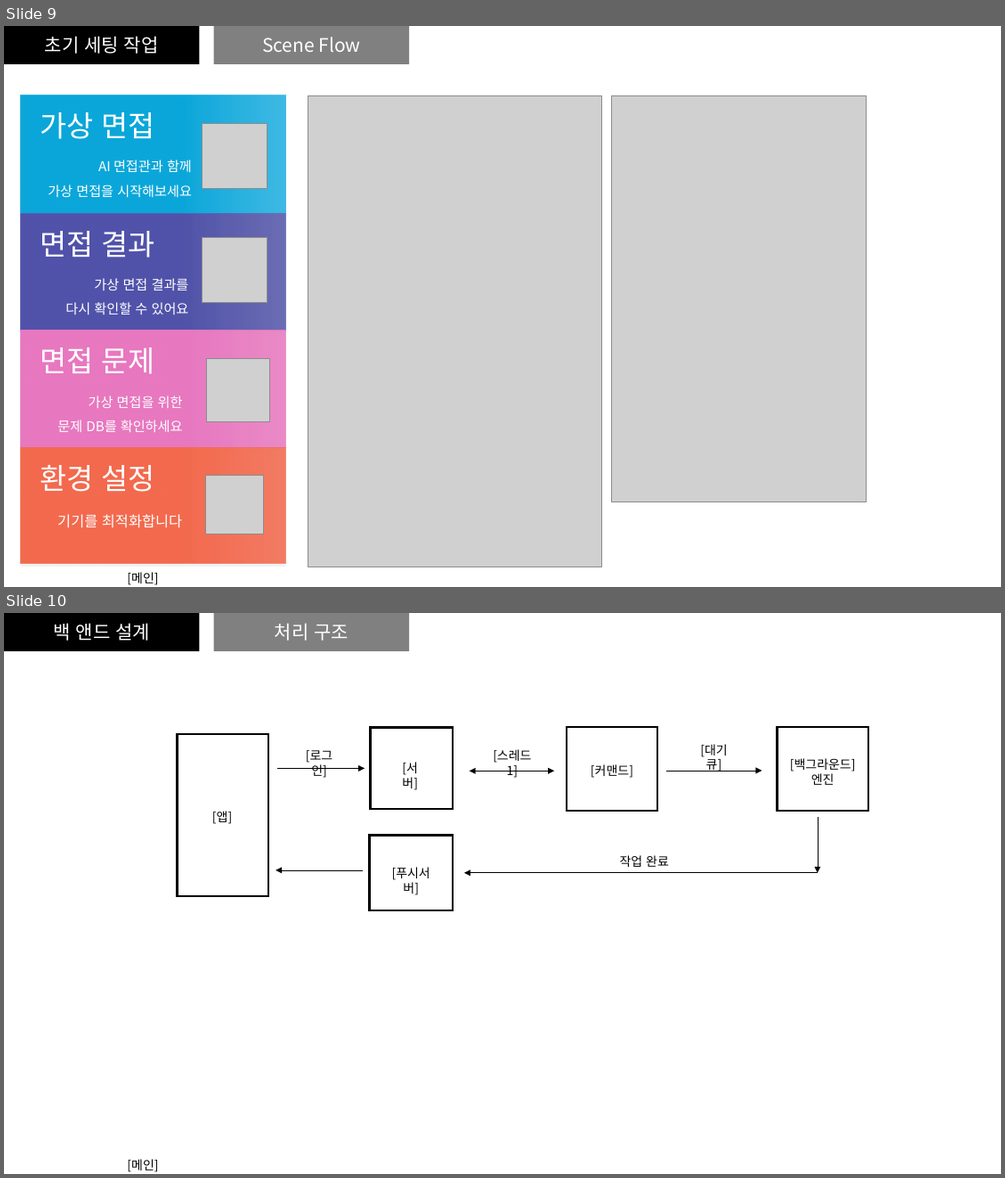
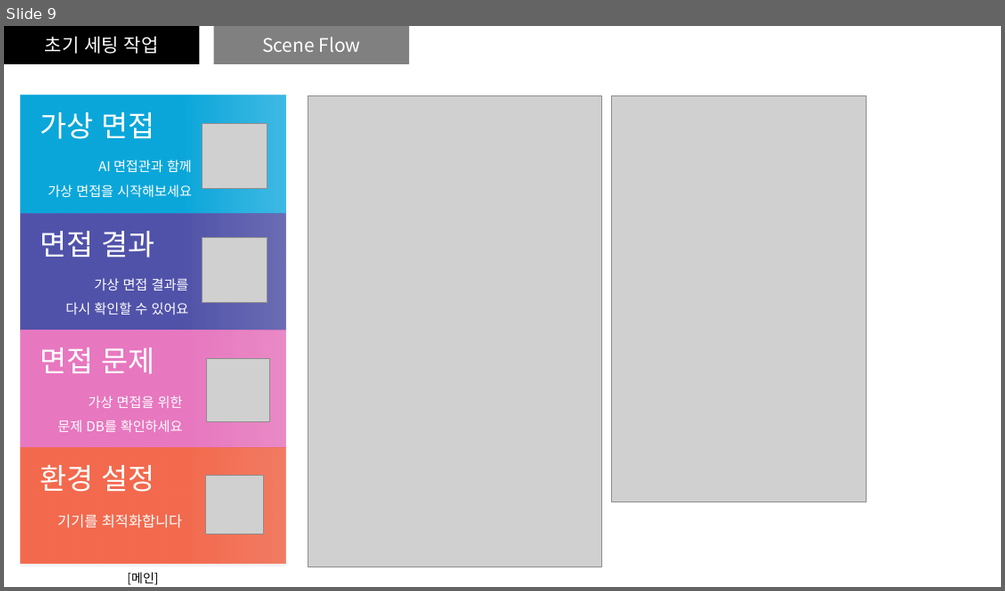
Before and after one commit to mrkimkim/AI_interview, a slide deck: Scatch.pptx. Shown one above the other, each under a label of ours: slides 9 and 10 before the commit, slide 9 after it. The pictures are 1005x1178 and 1005x591 pixels, drawn with LibreOffice and Linux fonts; fonts in the diff are those of the drawing; grey boxes stand for pictures. Boxes give left, top, right and bottom in pixels: in the first picture for what was removed or moved away, otherwise in the second. Text is boxed around its words. In the diff, an @@ line names an element or a change of style, - is before the commit and + after.

```diff
--- a/Scatch.pptx
+++ b/Scatch.pptx
@@ slide 10 removed at bbox=[4, 613, 1001, 1174], background #FFFFFF @@
@@ rectangle removed at bbox=[4, 613, 199, 651] @@
-백 앤드 설계
@@ rectangle removed at bbox=[214, 613, 409, 651] @@
-처리 구조
@@ rectangle removed at bbox=[177, 734, 268, 896] @@
@@ rectangle removed at bbox=[371, 728, 453, 809] @@
@@ rectangle removed at bbox=[566, 727, 657, 811] @@
@@ text removed at bbox=[700, 744, 727, 771] @@
-[대기 큐]
@@ rectangle removed at bbox=[777, 727, 868, 811] @@
@@ arrow removed from (278, 769) to (364, 769) @@
@@ text removed at bbox=[306, 750, 332, 778] @@
-[로그인]
@@ text removed at bbox=[402, 762, 418, 790] @@
-[서버]
@@ double arrow removed from (469, 771) to (554, 771) @@
@@ text removed at bbox=[493, 749, 531, 778] @@
-[스레드 1]
@@ text removed at bbox=[591, 764, 633, 778] @@
-[커맨드]
@@ arrow removed from (666, 771) to (762, 771) @@
@@ text removed at bbox=[790, 758, 856, 785] @@
-[백그라운드]
-엔진
@@ text removed at bbox=[212, 811, 232, 824] @@
-[앱]
@@ arrow removed from (817, 817) to (817, 873) @@
@@ rectangle removed at bbox=[370, 835, 453, 910] @@
@@ arrow removed from (363, 870) to (275, 870) @@
@@ text removed at bbox=[392, 867, 430, 895] @@
-[푸시서버]
@@ arrow removed from (817, 873) to (465, 873) @@
@@ text removed at bbox=[620, 855, 669, 867] @@
-작업 완료
@@ text removed at bbox=[127, 1159, 158, 1172] @@
-[메인]
```
Also in this commit, not shown: 1 slide changed, 2 slides added, 1 other slide removed, 18 other files.
